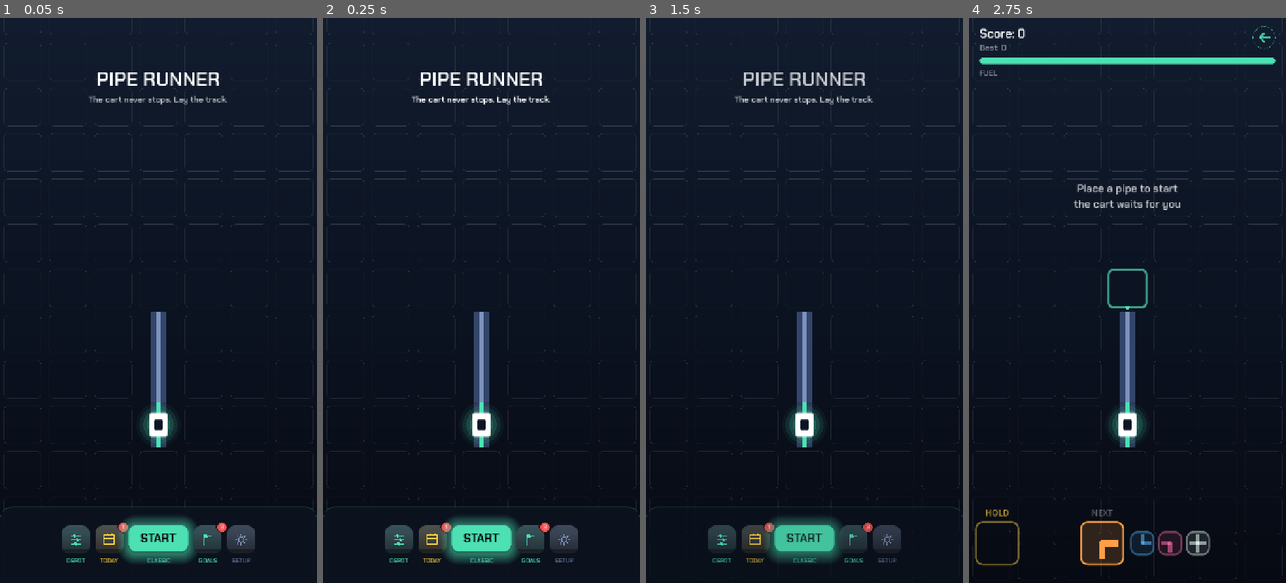
Above: before the commit, frames 1-4 (left to right).
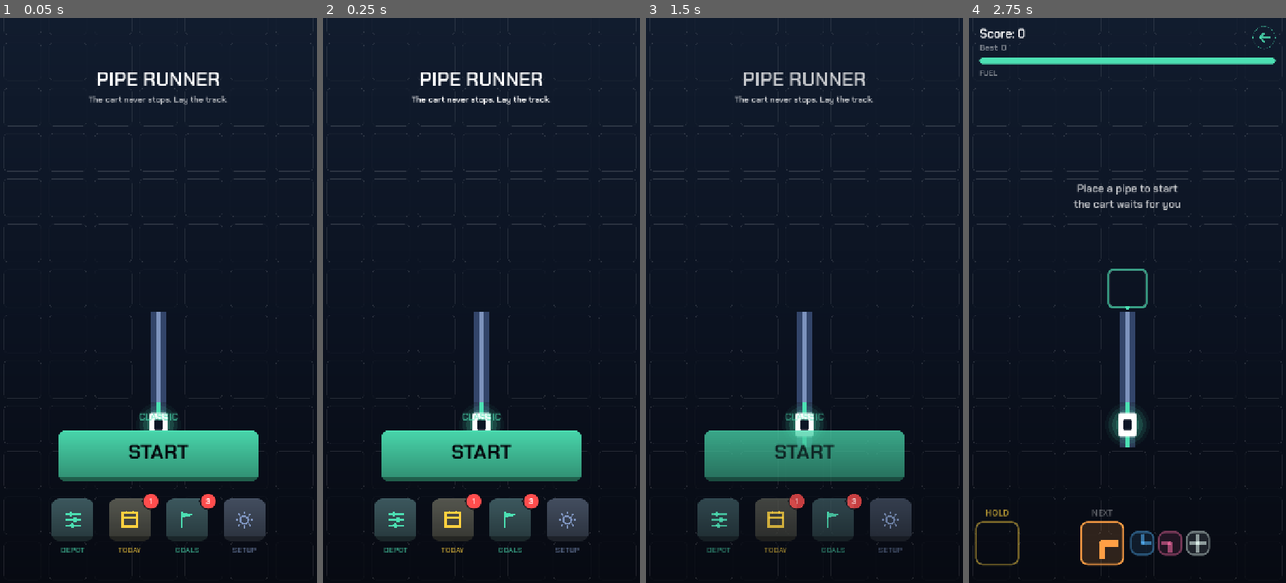
Above: after the commit, the same moments.

Repository: aznoran/piperunner
Game: Godot game, scene res://scenes/Main.tscn
Same seed, same stepped clock (60 frames per second), same inputs: the game is played once before the commit and once after it.
Inputs (mouse positions are in pixels of both pictures, inside the frame that each line leads up to):
- Up to frame 1 (0.05 s): no input
- Up to frame 2 (0.25 s): no input
- Up to frame 3 (1.5 s): click "START" at 0.5 s; click (940, 34) at 1.25 s
- Up to frame 4 (2.75 s): click "START" at 2 s

The runs differ from the first frame. In frame 1, 11% of the frame differs, in the area x 0-100%, y 70-100%; in frame 2, 11%; in frame 3, 11%; in frame 4, nothing differs.

Commit message:
Rebuild the menu around one big key, and size it in real units
The keys looked small on the phone for a plain reason: they were sized in a
450 px test window while the game's base viewport is 720 wide, so everything
arrived on device at about half the intended size. Sizes are now in viewport
units — a 456x116 run key, 96 px icon keys.

Layout follows the ask: no panel behind the row, a large START with the mode
named above it, four loose icons below, and no glow around the key. The board
is the backdrop, the way the play object is the backdrop on menus of this
kind.

Also fixes a second seed-dependent test. The combo check assumed the
generator would not drop a crystal into the cell the cart steps into; when it
did, the crystal was collected and started a fresh chain, so the check passed
or failed depending on the run's seed.

Co-Authored-By: Claude Opus 5 (1M context) <noreply@anthropic.com>
Claude-Session: https://claude.ai/code/session_01CFYbRtdtb1UhkaJakFte7B

Diff:
--- a/scenes/MainMenu.tscn
+++ b/scenes/MainMenu.tscn
@@ -87,40 +87,59 @@
 [node name="Bar" type="Control" parent="."]
 mouse_filter = 2
 
-[node name="BarPanel" type="Panel" parent="Bar"]
-unique_name_in_owner = true
-layout_mode = 1
-anchors_preset = 15
-anchor_right = 1.0
-anchor_bottom = 1.0
-offset_bottom = 40.0
-grow_horizontal = 2
-grow_vertical = 2
-mouse_filter = 2
+[node name="Column" type="VBoxContainer" parent="Bar"]
+unique_name_in_owner = true
+layout_mode = 1
+anchors_preset = 15
+anchor_right = 1.0
+anchor_bottom = 1.0
+grow_horizontal = 2
+grow_vertical = 2
+mouse_filter = 2
+alignment = 2
+theme_override_constants/separation = 16
+
+[node name="ModeLabel" type="Label" parent="Bar/Column"]
+unique_name_in_owner = true
+layout_mode = 2
+theme_override_font_sizes/font_size = 22
+text = "CLASSIC"
+horizontal_alignment = 1
+
+[node name="StartRow" type="CenterContainer" parent="Bar/Column"]
+layout_mode = 2
+
+[node name="StartButton" type="Button" parent="Bar/Column/StartRow"]
+unique_name_in_owner = true
+custom_minimum_size = Vector2(456, 116)
+layout_mode = 2
+theme_override_font_sizes/font_size = 46
+text = "START"
 
 [node name="Tabs" type="HBoxContainer" parent="Bar"]
 unique_name_in_owner = true
 layout_mode = 1
-anchors_preset = 15
-anchor_right = 1.0
-anchor_bottom = 1.0
-offset_left = 10.0
-offset_top = 12.0
-offset_right = -10.0
-offset_bottom = -10.0
-grow_horizontal = 2
-grow_vertical = 2
+anchors_preset = 12
+anchor_top = 1.0
+anchor_right = 1.0
+anchor_bottom = 1.0
+offset_left = 16.0
+offset_top = -150.0
+offset_right = -16.0
+grow_horizontal = 2
+grow_vertical = 0
+mouse_filter = 2
 alignment = 1
-theme_override_constants/separation = 12
+theme_override_constants/separation = 34
 
 [node name="DepotTab" type="VBoxContainer" parent="Bar/Tabs"]
 layout_mode = 2
 size_flags_vertical = 4
-theme_override_constants/separation = 7
+theme_override_constants/separation = 9
 
 [node name="UpgradesButton" type="Button" parent="Bar/Tabs/DepotTab"]
 unique_name_in_owner = true
-custom_minimum_size = Vector2(64, 64)
+custom_minimum_size = Vector2(96, 96)
 layout_mode = 2
 
 [node name="Icon" type="Control" parent="Bar/Tabs/DepotTab/UpgradesButton"]
@@ -128,10 +147,10 @@
 anchors_preset = 15
 anchor_right = 1.0
 anchor_bottom = 1.0
-offset_left = 17.0
-offset_top = 17.0
-offset_right = -17.0
-offset_bottom = -17.0
+offset_left = 26.0
+offset_top = 26.0
+offset_right = -26.0
+offset_bottom = -26.0
 grow_horizontal = 2
 grow_vertical = 2
 mouse_filter = 2
@@ -144,31 +163,31 @@
 anchors_preset = 1
 anchor_left = 1.0
 anchor_right = 1.0
-offset_left = -13.0
-offset_top = -9.0
-offset_right = 13.0
-offset_bottom = 17.0
-grow_horizontal = 2
-mouse_filter = 2
-theme_override_font_sizes/font_size = 13
+offset_left = -20.0
+offset_top = -14.0
+offset_right = 20.0
+offset_bottom = 26.0
+grow_horizontal = 2
+mouse_filter = 2
+theme_override_font_sizes/font_size = 20
 text = "3"
 horizontal_alignment = 1
 vertical_alignment = 1
 
 [node name="Caption" type="Label" parent="Bar/Tabs/DepotTab"]
 layout_mode = 2
-theme_override_font_sizes/font_size = 13
+theme_override_font_sizes/font_size = 17
 text = "DEPOT"
 horizontal_alignment = 1
 
 [node name="TodayTab" type="VBoxContainer" parent="Bar/Tabs"]
 layout_mode = 2
 size_flags_vertical = 4
-theme_override_constants/separation = 7
+theme_override_constants/separation = 9
 
 [node name="DailyButton" type="Button" parent="Bar/Tabs/TodayTab"]
 unique_name_in_owner = true
-custom_minimum_size = Vector2(64, 64)
+custom_minimum_size = Vector2(96, 96)
 layout_mode = 2
 
 [node name="Icon" type="Control" parent="Bar/Tabs/TodayTab/DailyButton"]
@@ -176,10 +195,10 @@
 anchors_preset = 15
 anchor_right = 1.0
 anchor_bottom = 1.0
-offset_left = 17.0
-offset_top = 17.0
-offset_right = -17.0
-offset_bottom = -17.0
+offset_left = 26.0
+offset_top = 26.0
+offset_right = -26.0
+offset_bottom = -26.0
 grow_horizontal = 2
 grow_vertical = 2
 mouse_filter = 2
@@ -192,49 +211,31 @@
 anchors_preset = 1
 anchor_left = 1.0
 anchor_right = 1.0
-offset_left = -13.0
-offset_top = -9.0
-offset_right = 13.0
-offset_bottom = 17.0
-grow_horizontal = 2
-mouse_filter = 2
-theme_override_font_sizes/font_size = 13
+offset_left = -20.0
+offset_top = -14.0
+offset_right = 20.0
+offset_bottom = 26.0
+grow_horizontal = 2
+mouse_filter = 2
+theme_override_font_sizes/font_size = 20
 text = "3"
 horizontal_alignment = 1
 vertical_alignment = 1
 
 [node name="Caption" type="Label" parent="Bar/Tabs/TodayTab"]
 layout_mode = 2
-theme_override_font_sizes/font_size = 13
+theme_override_font_sizes/font_size = 17
 text = "TODAY"
 horizontal_alignment = 1
 
-[node name="StartTab" type="VBoxContainer" parent="Bar/Tabs"]
+[node name="GoalsTab" type="VBoxContainer" parent="Bar/Tabs"]
 layout_mode = 2
 size_flags_vertical = 4
-theme_override_constants/separation = 7
-
-[node name="StartButton" type="Button" parent="Bar/Tabs/StartTab"]
-unique_name_in_owner = true
-custom_minimum_size = Vector2(136, 64)
-layout_mode = 2
-theme_override_font_sizes/font_size = 27
-text = "START"
-
-[node name="Caption" type="Label" parent="Bar/Tabs/StartTab"]
-layout_mode = 2
-theme_override_font_sizes/font_size = 13
-text = "CLASSIC"
-horizontal_alignment = 1
-
-[node name="GoalsTab" type="VBoxContainer" parent="Bar/Tabs"]
-layout_mode = 2
-size_flags_vertical = 4
-theme_override_constants/separation = 7
+theme_override_constants/separation = 9
 
 [node name="QuestsButton" type="Button" parent="Bar/Tabs/GoalsTab"]
 unique_name_in_owner = true
-custom_minimum_size = Vector2(64, 64)
+custom_minimum_size = Vector2(96, 96)
 layout_mode = 2
 
 [node name="Icon" type="Control" parent="Bar/Tabs/GoalsTab/QuestsButton"]
@@ -242,10 +243,10 @@
 anchors_preset = 15
 anchor_right = 1.0
 anchor_bottom = 1.0
-offset_left = 17.0
-offset_top = 17.0
-offset_right = -17.0
-offset_bottom = -17.0
+offset_left = 26.0
+offset_top = 26.0
+offset_right = -26.0
+offset_bottom = -26.0
 grow_horizontal = 2
 grow_vertical = 2
 mouse_filter = 2
@@ -258,31 +259,31 @@
 anchors_preset = 1
 anchor_left = 1.0
 anchor_right = 1.0
-offset_left = -13.0
-offset_top = -9.0
-offset_right = 13.0
-offset_bottom = 17.0
-grow_horizontal = 2
-mouse_filter = 2
-theme_override_font_sizes/font_size = 13
+offset_left = -20.0
+offset_top = -14.0
+offset_right = 20.0
+offset_bottom = 26.0
+grow_horizontal = 2
+mouse_filter = 2
+theme_override_font_sizes/font_size = 20
 text = "3"
 horizontal_alignment = 1
 vertical_alignment = 1
 
 [node name="Caption" type="Label" parent="Bar/Tabs/GoalsTab"]
 layout_mode = 2
-theme_override_font_sizes/font_size = 13
+theme_override_font_sizes/font_size = 17
 text = "GOALS"
 horizontal_alignment = 1
 
 [node name="SetupTab" type="VBoxContainer" parent="Bar/Tabs"]
 layout_mode = 2
 size_flags_vertical = 4
-theme_override_constants/separation = 7
+theme_override_constants/separation = 9
 
 [node name="SettingsButton" type="Button" parent="Bar/Tabs/SetupTab"]
 unique_name_in_owner = true
-custom_minimum_size = Vector2(64, 64)
+custom_minimum_size = Vector2(96, 96)
 layout_mode = 2
 
 [node name="Icon" type="Control" parent="Bar/Tabs/SetupTab/SettingsButton"]
@@ -290,10 +291,10 @@
 anchors_preset = 15
 anchor_right = 1.0
 anchor_bottom = 1.0
-offset_left = 17.0
-offset_top = 17.0
-offset_right = -17.0
-offset_bottom = -17.0
+offset_left = 26.0
+offset_top = 26.0
+offset_right = -26.0
+offset_bottom = -26.0
 grow_horizontal = 2
 grow_vertical = 2
 mouse_filter = 2
@@ -302,7 +303,7 @@
 
 [node name="Caption" type="Label" parent="Bar/Tabs/SetupTab"]
 layout_mode = 2
-theme_override_font_sizes/font_size = 13
+theme_override_font_sizes/font_size = 17
 text = "SETUP"
 horizontal_alignment = 1
 
--- a/scripts/main_menu.gd
+++ b/scripts/main_menu.gd
@@ -103,35 +103,32 @@
 	_close_panels()
 
 
-## Keeps the button bar where the queue strip would be, clear of the system
-## home gesture.
+## Lays the lower half out: mode label, run key, then a loose row of icons.
+## There is no panel behind them on purpose — the board is the backdrop, the
+## way the play object is the backdrop on a Knife Hit style menu.
 func _relayout() -> void:
 	var viewport := get_viewport().get_visible_rect().size
 	var bottom_inset := SafeArea.insets(viewport).w
-	var height: float = maxf(viewport.y * 0.135, 122.0)
+	var icons_height := 178.0
+	var height: float = icons_height + 270.0
 	_bar.size = Vector2(viewport.x, height)
-	_bar.position = Vector2(0.0, viewport.y - height - bottom_inset)
-
-
-## Repaints the menu chrome in the location's colours. The scene file can only
-## carry one palette, so the whole bar is styled from the skin at runtime —
-## that is what lets a location change the look of the menu, not just the board.
+	# Clear of the home gesture and of the screen edge: captions sitting on the
+	# bezel read as clipped even when they are not.
+	_bar.position = Vector2(0.0, viewport.y - height - bottom_inset - 52.0)
+	(%Column as Control).offset_bottom = -icons_height
+
+
+## Repaints the chrome in the location's colours. The scene file carries one
+## palette; everything that varies by location is set here.
 func paint(skin: LocationSkin) -> void:
 	_face = load(TAB_FACE)
 
-	var bar := StyleBoxFlat.new()
-	bar.bg_color = Color(skin.bg_top.darkened(0.35), 0.92)
-	bar.corner_radius_top_left = 26
-	bar.corner_radius_top_right = 26
-	bar.border_width_top = 2
-	bar.border_color = Color(skin.accent, 0.18)
-	%BarPanel.add_theme_stylebox_override("panel", bar)
-
-	_paint_tab(%UpgradesButton, skin, skin.accent, false)
-	_paint_tab(%DailyButton, skin, skin.warn, false)
-	_paint_tab(%StartButton, skin, skin.accent, true)
-	_paint_tab(%QuestsButton, skin, skin.accent, false)
-	_paint_tab(%SettingsButton, skin, skin.pipe_core, false)
+	_paint_key(%StartButton, skin, skin.accent, true)
+	_paint_key(%UpgradesButton, skin, skin.accent, false)
+	_paint_key(%DailyButton, skin, skin.warn, false)
+	_paint_key(%QuestsButton, skin, skin.accent, false)
+	_paint_key(%SettingsButton, skin, skin.pipe_core, false)
+	%ModeLabel.add_theme_color_override("font_color", Color(skin.accent, 0.65))
 
 	for path in ["%CloseHow", "%CloseSettings", "%CloseUpgrades", "%CloseQuests",
 			"%HowToButton", "%LocationButton", "%CartButton", "%DebugUnlockButton"]:
@@ -163,68 +160,36 @@
 	%Wallet.add_theme_color_override("font_color", skin.accent)
 
 
-## One bar tab: a square key with its caption underneath, outside the key
-## itself. The face is a baked greyscale gradient tinted per state — a flat
-## fill is what made the first version read as a row of labels.
-func _paint_tab(button: Button, skin: LocationSkin, tint: Color, primary: bool) -> void:
+## A key: the baked gradient face, tinted per state. `primary` is the run key —
+## filled with the accent, everything else washed with a hint of its own colour
+## so the row is not four grey squares.
+func _paint_key(button: Button, skin: LocationSkin, tint: Color, primary: bool) -> void:
 	for state in ["normal", "hover", "pressed", "disabled"]:
 		var box := StyleBoxTexture.new()
 		box.texture = _face
 		box.set_texture_margin_all(TAB_MARGIN)
-		box.modulate_color = _tab_tint(skin, tint, primary, state)
+		box.modulate_color = _key_tint(skin, tint, primary, state)
 		box.content_margin_top = float(TAB_LIP if state == "pressed" else 0)
 		button.add_theme_stylebox_override(state, box)
 
-	var tab: Control = button.get_parent()
-	var caption: Label = tab.get_node("Caption")
-	caption.add_theme_color_override("font_color",
-		Color(tint, 0.95) if primary or tint != skin.pipe_core else Color(tint, 0.7))
-
 	if primary:
-		# The one element allowed to glow: it is the thing the screen is for.
-		var glow := StyleBoxFlat.new()
-		glow.bg_color = Color(0, 0, 0, 0)
-		glow.set_corner_radius_all(16)
-		glow.shadow_color = Color(skin.accent, 0.5)
-		glow.shadow_size = 26
-		button.add_theme_stylebox_override("normal", _with_glow(skin, tint, glow))
 		for key in ["font_color", "font_hover_color", "font_pressed_color"]:
 			button.add_theme_color_override(key, skin.bg_bottom.darkened(0.25))
-	else:
-		var icon: TabIcon = button.get_node("Icon")
-		icon.color = tint
+		return
+
+	(button.get_node("Icon") as TabIcon).color = tint
+	var caption: Label = button.get_parent().get_node("Caption")
+	caption.add_theme_color_override("font_color", Color(tint, 0.72))
 
 	var badge: Label = button.get_node_or_null("Badge")
 	if badge != null:
 		var pill := StyleBoxFlat.new()
 		pill.bg_color = skin.danger
-		pill.set_corner_radius_all(13)
+		pill.set_corner_radius_all(20)
 		pill.border_color = Color(skin.bg_bottom, 0.85)
-		pill.set_border_width_all(2)
+		pill.set_border_width_all(3)
 		badge.add_theme_stylebox_override("normal", pill)
 		badge.add_theme_color_override("font_color", Color.WHITE)
-
-
-## StyleBoxTexture carries no shadow, so the run key's glow is a flat box drawn
-## behind it through the button's own stylebox stack.
-func _with_glow(skin: LocationSkin, tint: Color, glow: StyleBoxFlat) -> StyleBoxFlat:
-	glow.bg_color = tint
-	glow.set_corner_radius_all(16)
-	glow.border_width_bottom = TAB_LIP
-	glow.border_color = tint.darkened(0.5)
-	return glow
-
-
-func _tab_tint(skin: LocationSkin, tint: Color, primary: bool, state: String) -> Color:
-	if primary:
-		return tint.darkened(0.16) if state == "pressed" else tint
-	# Each key takes a wash of its own colour, so the bar is not five grey slabs.
-	var base := skin.bg_top.lightened(0.16).lerp(tint, 0.12)
-	if state == "pressed":
-		return base.darkened(0.12)
-	if state == "hover":
-		return base.lightened(0.06)
-	return base
 
 
 ## Outlined button, used inside the panels where a filled key would shout.
@@ -245,6 +210,17 @@
 	button.add_theme_color_override("font_color", tint)
 	for state in ["normal", "hover", "pressed"]:
 		button.add_theme_stylebox_override(state, _ghost_style(skin, tint))
+
+
+func _key_tint(skin: LocationSkin, tint: Color, primary: bool, state: String) -> Color:
+	if primary:
+		return tint.darkened(0.16) if state == "pressed" else tint
+	var base := skin.bg_top.lightened(0.18).lerp(tint, 0.14)
+	if state == "pressed":
+		return base.darkened(0.12)
+	if state == "hover":
+		return base.lightened(0.06)
+	return base
 
 
 func _toggle(panel: Control) -> void:
--- a/tests/rules_check.gd
+++ b/tests/rules_check.gd
@@ -230,6 +230,10 @@
 		"crystal pays distance plus chain points")
 
 	# Climbing past a crystal that is still sitting there breaks the chain.
+	# Clear the generated ones first: a crystal that happens to sit in the cell
+	# being stepped into would be collected and start a new chain, which made
+	# this check pass or fail on the seed.
+	board.crystals.clear()
 	var missed := Vector2i(5, row + 1)
 	board.crystals[missed] = true
 	board.pipes[Vector2i(2, row + 2)] = Board.PipeCell.new(PipeDefs.Type.V)
